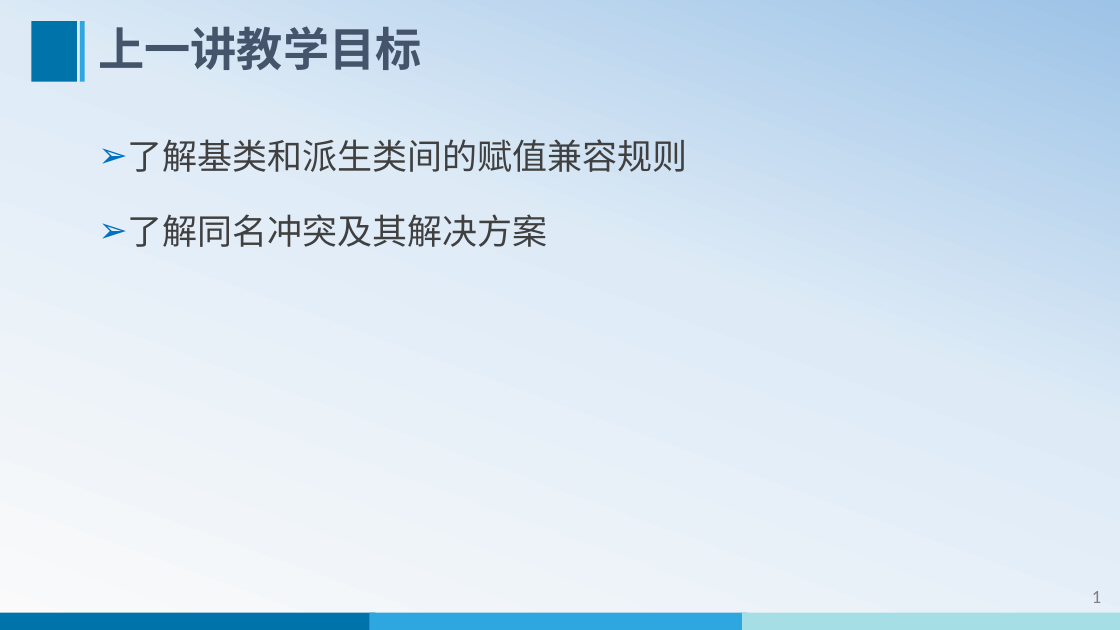
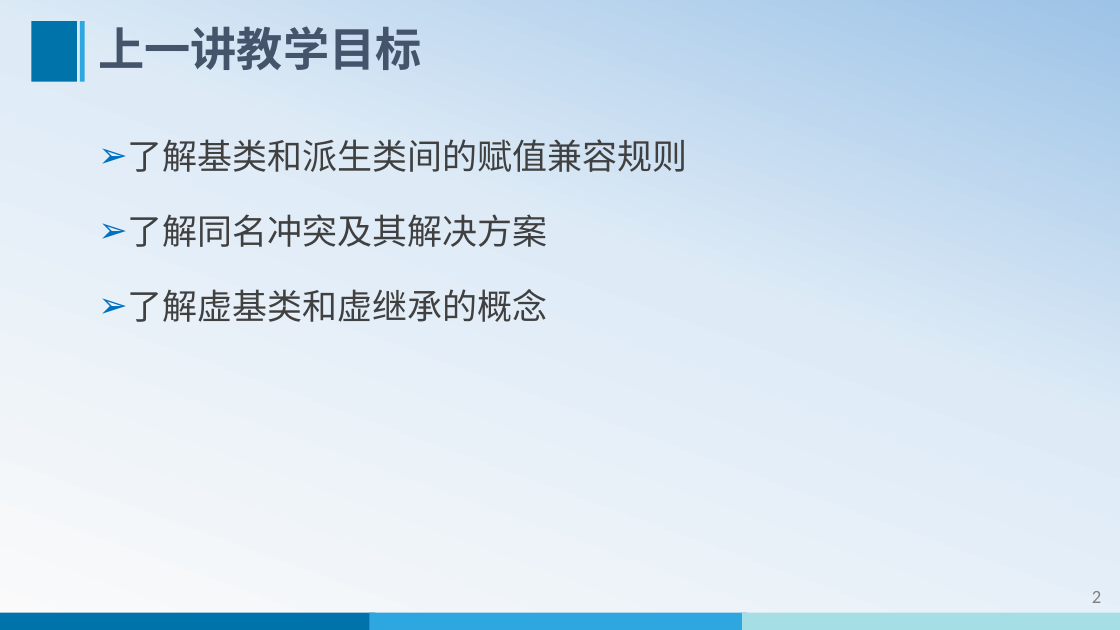
Before and after one commit to WeiMuYang/course-for-class, a slide deck: slide 3 of 16-object-oriented-programming-Cpp/01-oop-cpp-ppt/14-运算符重载.pptx (slide 2 before the commit). Drawn at 1120x630 pixels with LibreOffice and Linux fonts; fonts in the diff are those of the drawing. Boxes give left, top, right and bottom in pixels: in the first picture for what was removed or moved away, otherwise in the second. Text is boxed around its words. In the diff, an @@ line names an element or a change of style, - is before the commit and + after.

```diff
--- a/16-object-oriented-programming-Cpp/01-oop-cpp-ppt/14-运算符重载.pptx
+++ b/16-object-oriented-programming-Cpp/01-oop-cpp-ppt/14-运算符重载.pptx
@@ text at (128,289,548,322): paragraph added @@
+➢ 了解虚基类和虚继承的概念
@@ page number at (1092,591,1101,603): text changed @@
-1
+2
```
Also in this commit, not shown: 17 other slides changed, 28 slides added, 1 slide removed.
